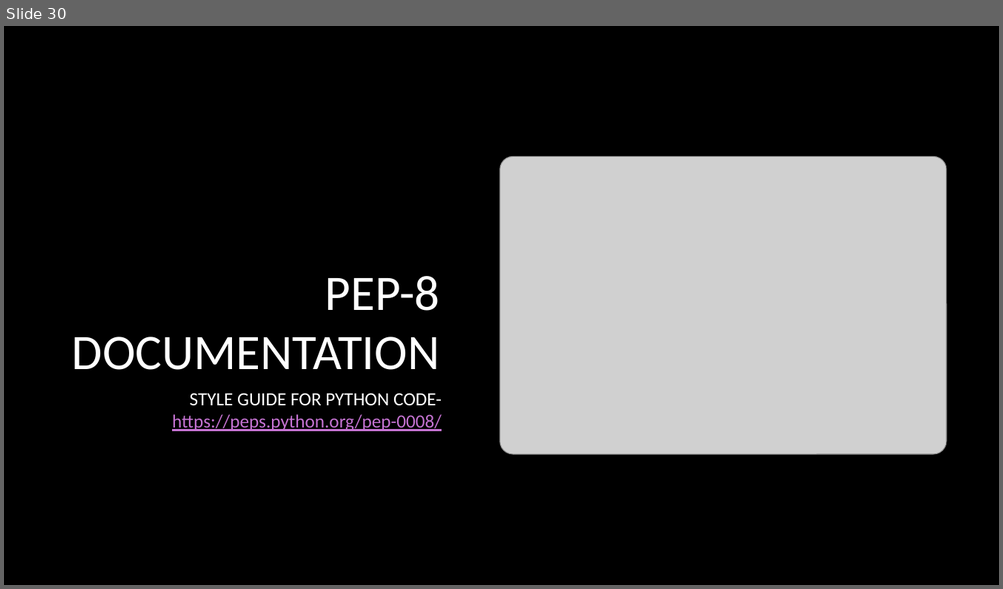
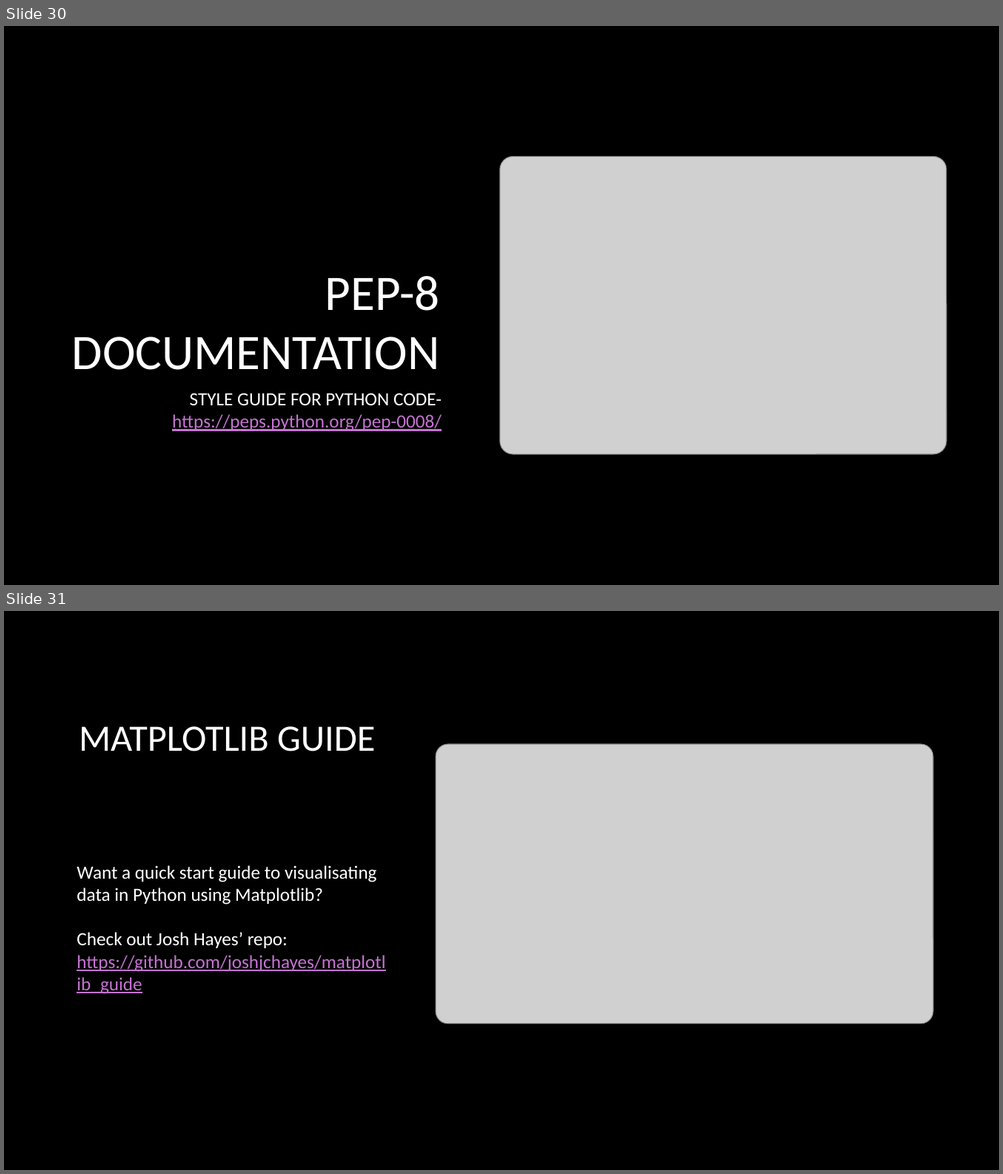
Before and after one commit to smandhai/Astro-Data-Handling-Tutorials, a slide deck: Intro to Astro-data .pptx. Shown one above the other, each under a label of ours: slide 30 before the commit, slides 30 and 31 after it. The pictures are 1003x589 and 1003x1174 pixels, drawn with LibreOffice and Linux fonts; fonts in the diff are those of the drawing; grey boxes stand for pictures; background and template pictures are left out. Boxes give left, top, right and bottom in pixels: in the first picture for what was removed or moved away, otherwise in the second. Text is boxed around its words. In the diff, an @@ line names an element or a change of style, - is before the commit and + after.

```diff
--- a/Intro to Astro-data .pptx
+++ b/Intro to Astro-data .pptx
@@ slide 31 added at [4,611,999,1170], background picture (left out) @@
@@ title added at [79,726,375,752], 36 pt, text #FFFFFF @@
+MATPLOTLIB GUIDE
@@ picture added at [435,744,933,1025] @@
@@ text added at [77,866,385,994], 18 pt, text #FFFFFF @@
+Want a quick start guide to visualisating data in Python using Matplotlib?
+Check out Josh Hayes’ repo: https://github.com/joshjchayes/matplotlib_guide
```
Also in this commit, not shown: 1 slide changed, 3 other slides added, 4 slides removed.
